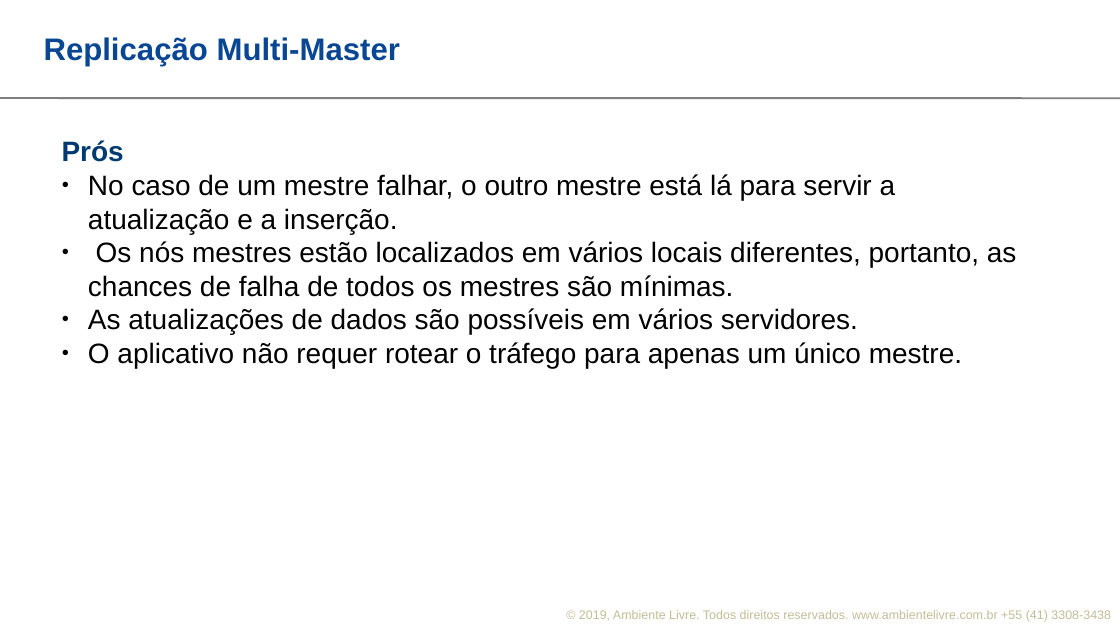
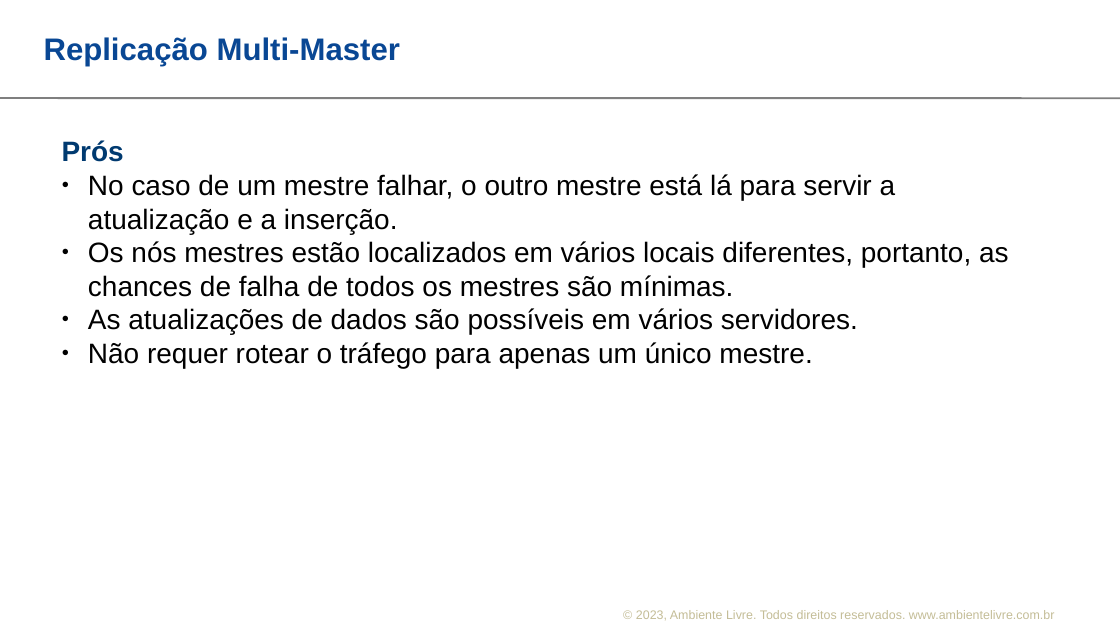
Before and after one commit to ambientelivre/labs, a slide deck: slide 3 of talks/confloss/confloss_2023/Implementando_Cluster_Master-Master_no_PostgreSQL_com_Bucardo.odp. Drawn at 1120x630 pixels with LibreOffice and Linux fonts; fonts in the diff are those of the drawing; background and template pictures are left out. Boxes give left, top, right and bottom in pixels: in the first picture for what was removed or moved away, otherwise in the second. Text is boxed around its words. In the diff, an @@ line names an element or a change of style, - is before the commit and + after.

```diff
--- a/talks/confloss/confloss_2023/Implementando_Cluster_Master-Master_no_PostgreSQL_com_Bucardo.odp
+++ b/talks/confloss/confloss_2023/Implementando_Cluster_Master-Master_no_PostgreSQL_com_Bucardo.odp
@@ text at (x1=88, y1=342, x2=812, y2=368): text changed @@
-● O aplicativo não requer rotear o tráfego para apenas um único mestre.
+● Não requer rotear o tráfego para apenas um único mestre.
@@ text at (x1=636, y1=610, x2=1055, y2=620): text changed @@
-© 2019, Ambiente Livre. Todos direitos reservados. www.ambientelivre.com.br +55 (41) 3308-3438
+© 2023, Ambiente Livre. Todos direitos reservados. www.ambientelivre.com.br
```
Also in this commit, not shown: 13 other slides changed, 1 slide added, 1 other file.
